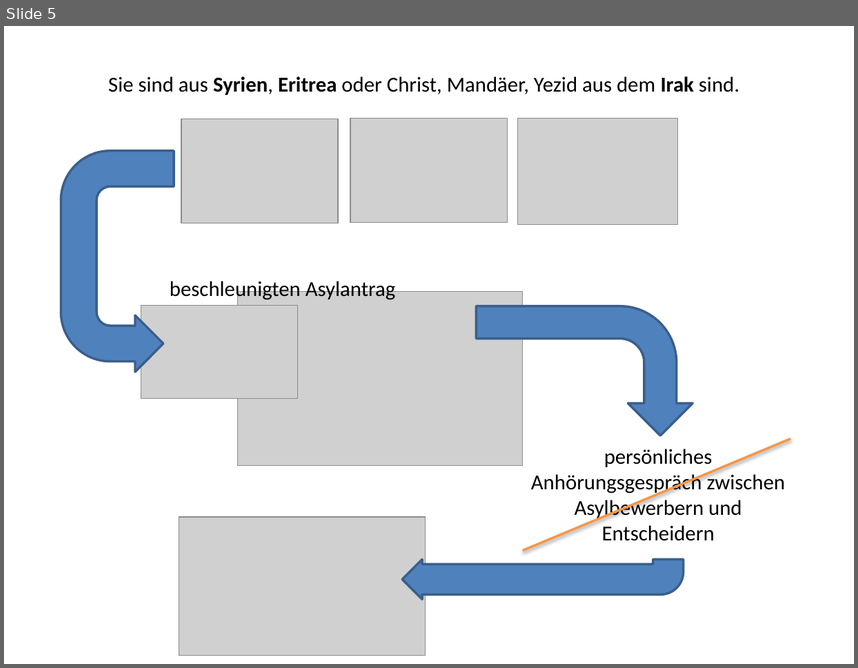
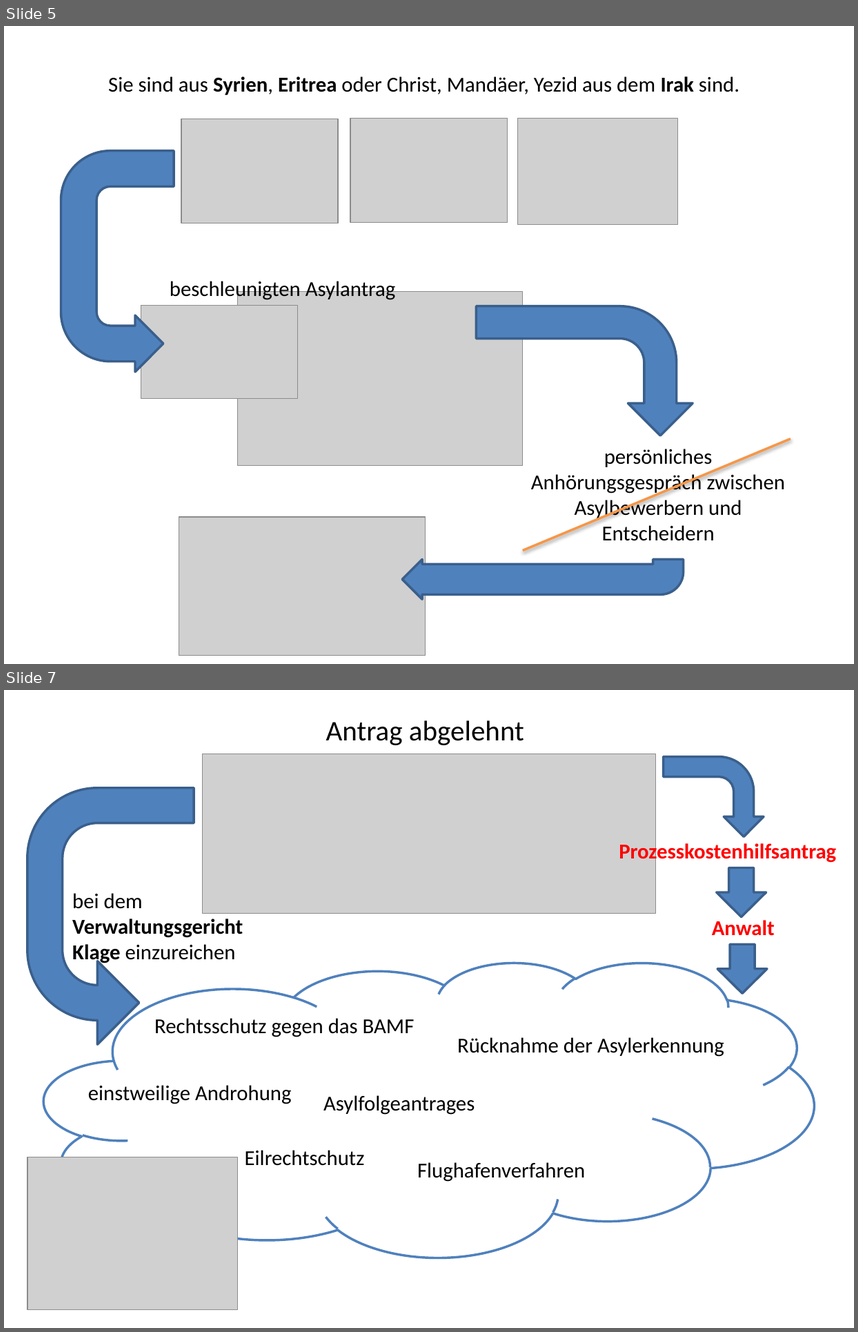
Before and after one commit to RefugeesWelcomeApp/ApplicationDevelopment, a slide deck: Solution_Design/Story Board/Storys/RA-12-Formularkausalität/RA12 Einfache Sprache.pptx. Shown one above the other, each under a label of ours: slide 5 before the commit, slides 5 and 7 after it; the slides between them are not shown. The pictures are 858x668 and 858x1332 pixels, drawn with LibreOffice and Linux fonts; fonts in the diff are those of the drawing; grey boxes stand for pictures. Boxes give left, top, right and bottom in pixels: in the first picture for what was removed or moved away, otherwise in the second. Text is boxed around its words. In the diff, an @@ line names an element or a change of style, - is before the commit and + after.

```diff
--- a/Solution_Design/Story Board/Storys/RA-12-Formularkausalität/RA12 Einfache Sprache.pptx
+++ b/Solution_Design/Story Board/Storys/RA-12-Formularkausalität/RA12 Einfache Sprache.pptx
@@ slide 7 added at box(4, 690, 854, 1328), background #FFFFFF @@
@@ text added at box(326, 720, 524, 745), 24 pt, text #000000 @@
+Antrag abgelehnt
@@ picture added at box(202, 753, 655, 914) @@
@@ bent arrow added at box(664, 756, 764, 836), fill #4F81BD, outline #3A5F8C 2 pt @@
@@ uturn arrow added at box(27, 788, 194, 1044), fill #4F81BD, outline #3A5F8C 2 pt @@
@@ text added at box(619, 840, 836, 864), 18 pt, text #FF0000, bold @@
+Prozesskostenhilfsantrag
@@ right arrow added at box(717, 867, 766, 917), fill #4F81BD, outline #3A5F8C 2 pt @@
@@ text added at box(72, 893, 243, 965), 18 pt, text #000000, bold @@
+bei dem Verwaltungsgericht Klage einzureichen
@@ text added at box(712, 917, 775, 936), 18 pt, text #FF0000, bold @@
+Anwalt
@@ right arrow added at box(718, 944, 767, 994), fill #4F81BD, outline #3A5F8C 2 pt @@
@@ cloud added at box(44, 962, 814, 1256), fill #FFFFFF, outline #4F81BD 2 pt, 18 pt, text #000000 @@
+Asylfolgeantrages
@@ text added at box(154, 1018, 415, 1037), 18 pt, text #000000 @@
+Rechtsschutz gegen das BAMF
@@ text added at box(457, 1037, 724, 1056), 18 pt, text #000000 @@
+Rücknahme der Asylerkennung
@@ text added at box(88, 1085, 292, 1104), 18 pt, text #000000 @@
+einstweilige Androhung
@@ picture added at box(27, 1156, 239, 1310) @@
@@ text added at box(245, 1150, 365, 1165), 18 pt, text #000000 @@
+Eilrechtschutz
@@ text added at box(417, 1162, 585, 1181), 18 pt, text #000000 @@
+Flughafenverfahren
```
Also in this commit, not shown: 1 slide changed, 3 other slides added.
